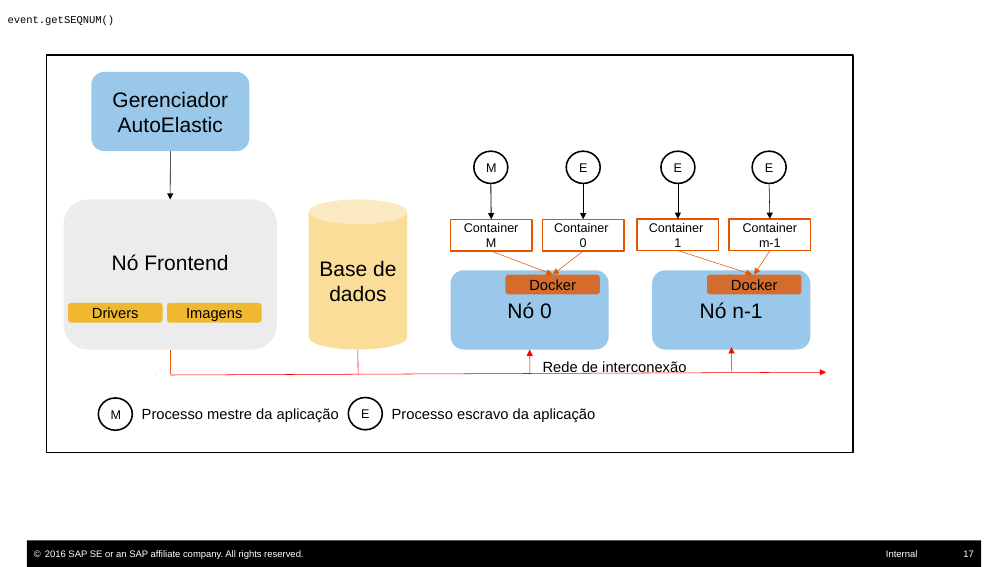
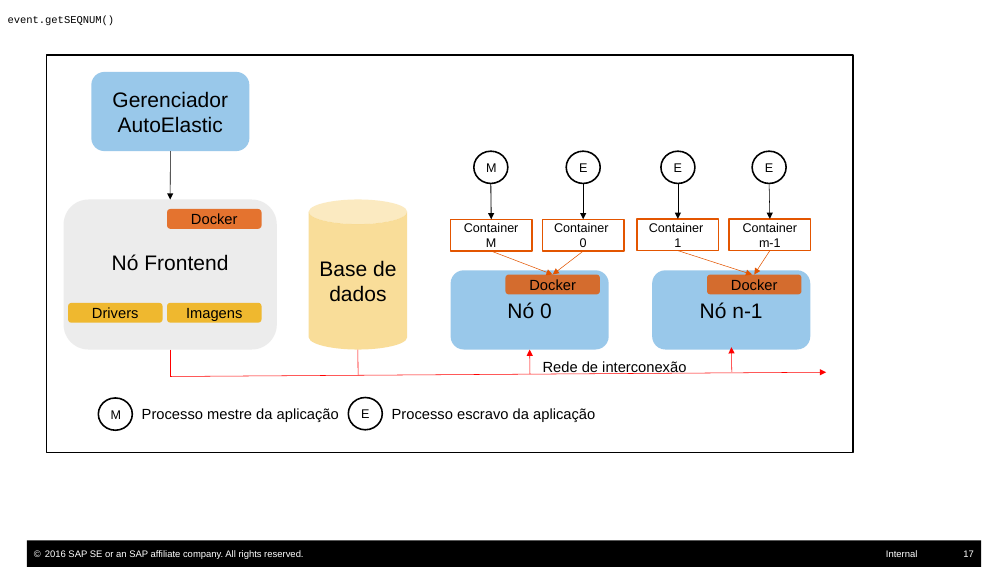
Before and after one commit to dbrauner/meuprojeto, a slide deck: slide 17 of Arquitetura.pptx. Drawn at 1008x567 pixels with LibreOffice and Linux fonts; fonts in the diff are those of the drawing. Boxes give left, top, right and bottom in pixels: in the first picture for what was removed or moved away, otherwise in the second. Text is boxed around its words. In the diff, an @@ line names an element or a change of style, - is before the commit and + after.

```diff
--- a/Arquitetura.pptx
+++ b/Arquitetura.pptx
@@ rounded rectangle added at (167,209,261,228), fill #E35500 at 80% opacity, 14 pt, text #000000 @@
+Docker
@@ line (170, 349) - (170, 376): stroke #E35500 0.5 pt to #FF0000 0.5 pt @@
@@ rectangle removed at (156,362,170,382) @@
@@ arrow moved from (156, 375) - (826, 372) to (170, 376) - (826, 372) @@
```
Also in this commit, not shown: 1 other slide changed, 5 other files.
